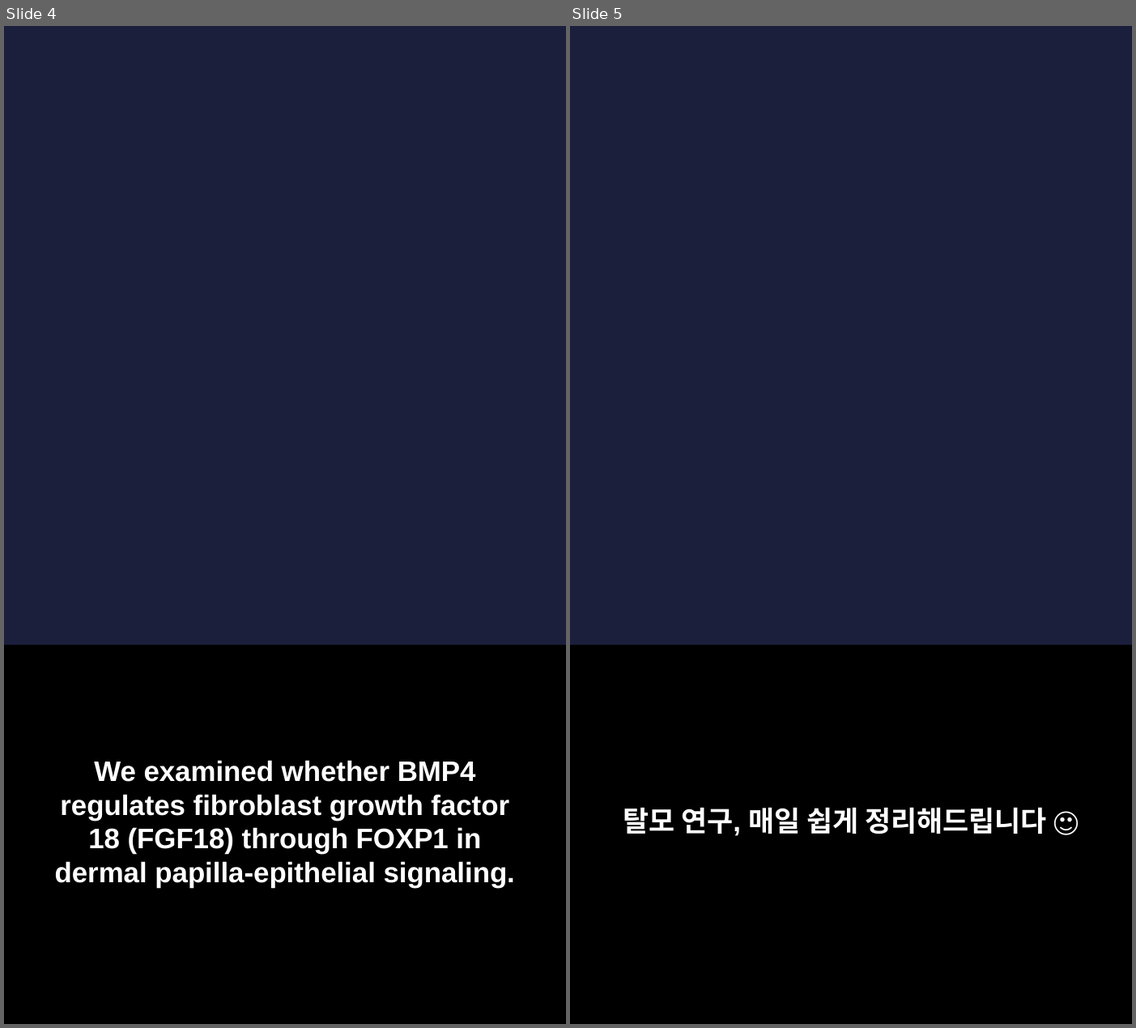
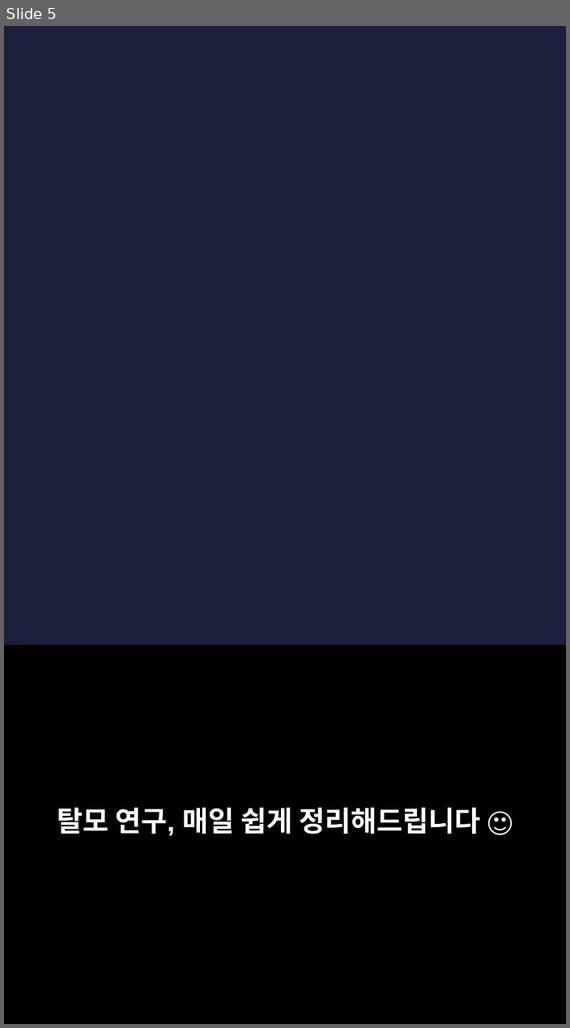
Before and after one commit to hyokang2010-BJ-ANTH/product-builder-test, a slide deck: pwa/data/latest/slides.pptx. Shown side by side, each under a label of ours: slides 4 and 5 before the commit, slide 5 after it. The pictures are 1136x1028 and 570x1028 pixels, drawn with LibreOffice and Linux fonts; fonts in the diff are those of the drawing; background and template pictures are left out. Boxes give left, top, right and bottom in pixels: in the first picture for what was removed or moved away, otherwise in the second. Text is boxed around its words. In the diff, an @@ line names an element or a change of style, - is before the commit and + after.

```diff
--- a/pwa/data/latest/slides.pptx
+++ b/pwa/data/latest/slides.pptx
@@ slide 4 removed at (x1=4, y1=26, x2=566, y2=1024), background picture (left out) @@
@@ rectangle removed at (x1=4, y1=646, x2=566, y2=1024) @@
@@ text removed at (x1=55, y1=760, x2=515, y2=888) @@
-We examined whether BMP4 regulates fibroblast growth factor 18 (FGF18) through FOXP1 in dermal papilla-epithelial signaling.
```
Also in this commit, not shown: 3 slides changed, 4 slides added, 3 other slides removed, 26 other files.
